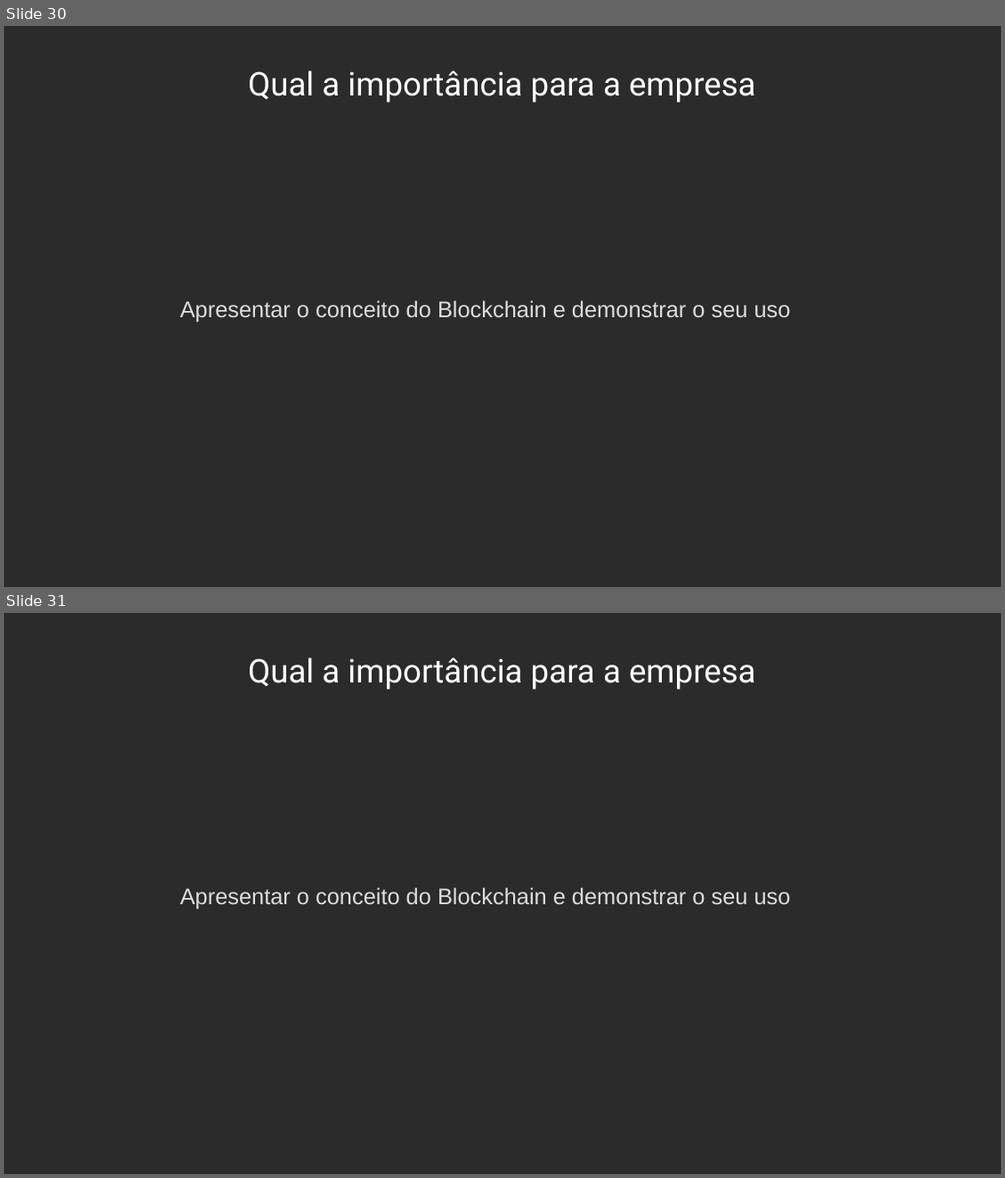
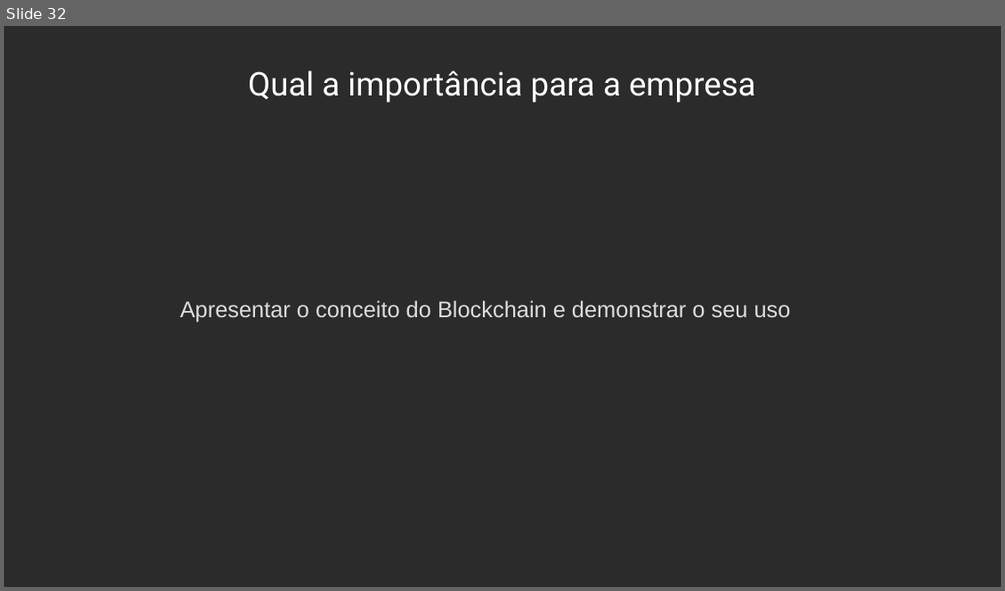
Before and after one commit to Darckfast/blockchain, a slide deck: blockchains/ap.odp. Shown one above the other, each under a label of ours: slides 30 and 31 before the commit, slide 32 after it. The pictures are 1005x1178 and 1005x591 pixels, drawn with LibreOffice and Linux fonts; fonts in the diff are those of the drawing; background and template pictures are left out; a plain dark background stands for a picture behind light text. Boxes give left, top, right and bottom in pixels: in the first picture for what was removed or moved away, otherwise in the second. Text is boxed around its words. In the diff, an @@ line names an element or a change of style, - is before the commit and + after.

```diff
--- a/blockchains/ap.odp
+++ b/blockchains/ap.odp
@@ slide 31 removed at (4, 613, 1001, 1174), background picture (left out) @@
@@ title removed at (248, 657, 756, 690) @@
-Qual a importância para a empresa
@@ text removed at (180, 887, 791, 908) @@
-Apresentar o conceito do Blockchain e demonstrar o seu uso
@@ what was slide 30 is now slide 32 @@
```
Also in this commit, not shown: 3 slides changed, 3 slides added, 1 other slide removed, 1 other file.
